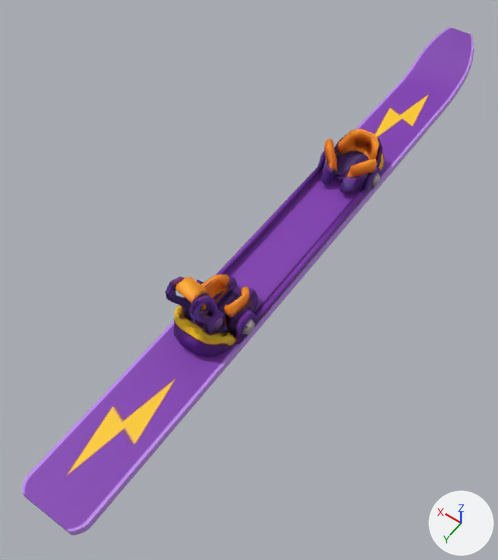
One commit to the glTF model sports/snow/models/ski.glb: the scene before it, then after it.
Camera for both pictures: a camera (50 mm lens) standing at (-0.356, 0.612, 0.779) and looking at (0.013, 0.095, -0.033). The lights are fixed; the arrows at lower right show +X, +Y and +Z. The picture after the commit comes second. Where no turn or scale is listed for an object, it has been applied to the vertices. Vertices at exactly the same position are counted once.
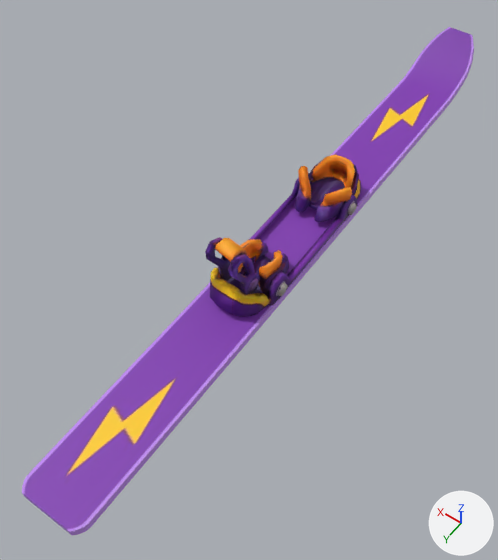
Boxes (x1, y1, x2, y2) around the edits, measured in the pictures (498 x 560 px; the box of a moved part takes in the faces that stretch with it):
part 1 of me_mesh_0, moved or reshaped
    before: (189, 294, 226, 334)
    after: (228, 253, 260, 294)
part 2 of me_mesh_0, moved or reshaped
    before: (175, 277, 210, 303)
    after: (215, 238, 247, 262)
part 3 of me_mesh_0, moved or reshaped
    before: (165, 276, 202, 319)
    after: (205, 237, 232, 281)
part 4 of me_mesh_0, moved or reshaped
    before: (213, 318, 223, 330)
    after: (249, 278, 258, 291)
part 5 of me_mesh_0, moved or reshaped
    before: (244, 320, 255, 335)
    after: (277, 282, 287, 296)
part 6 of me_mesh_0, moved or reshaped
    before: (372, 175, 381, 187)
    after: (348, 202, 357, 215)
part 7 of me_mesh_0, rebuilt (29% narrower, 31% shorter)
    before: (174, 147, 381, 357)
    after: (210, 173, 357, 317)
part 8 of me_mesh_0, added
    after: (295, 155, 361, 222)
part 9 of me_mesh_0, deleted
    before: (321, 128, 384, 193)

The edits, one by one:
me_mesh_0 is used by ob_mesh_0; location (-0.053, 0.52, -0.032).
me_mesh_0 had 681 vertices, 1131 faces and spanned x 0.0..0.107, y -1.1..0.0, z 0.0..0.144.
me_mesh_0 now has 681 vertices, 1132 faces and spans x 0.0..0.107, y -1.1..0.0, z 0.0..0.144.
me_mesh_0 part 1: the loose piece of 40 vertices spanning x 0.029..0.038, y -0.318..-0.259, z 0.041..0.143 is moved by (0.0, -0.08, 0.0).
me_mesh_0 part 2: the loose piece of 20 vertices spanning x 0.037..0.07, y -0.306..-0.267, z 0.111..0.144 is moved by (0.0, -0.08, 0.0).
me_mesh_0 part 3: the loose piece of 37 vertices spanning x 0.069..0.078, y -0.323..-0.263, z 0.041..0.144 is moved by (0.0, -0.08, 0.0).
me_mesh_0 part 4: the loose piece of 17 vertices spanning x 0.026..0.029, y -0.311..-0.291, z 0.052..0.071 is moved by (0.0, -0.08, 0.0).
me_mesh_0 part 5: the loose piece of 12 vertices spanning x 0.0..0.004, y -0.348..-0.325, z 0.022..0.042 is moved by (0.0, -0.08, 0.0).
me_mesh_0 part 6: the loose piece of 12 vertices spanning x 0.001..0.006, y -0.703..-0.681, z 0.018..0.037 is moved by (0.0, 0.078, 0.0).
me_mesh_0 part 7: the loose piece of 219 vertices spanning x 0.004..0.102, y -0.716..-0.265, z 0.015..0.073 is rebuilt with 218 vertices and now spans x 0.004..0.102, y -0.639..-0.345, z 0.015..0.073.
me_mesh_0 part 8: a new loose piece of 204 vertices spanning x 0.007..0.102, y -0.689..-0.562, z 0.013..0.072, in mat_ski.
Part 9, on me_mesh_0:
203 vertices are removed from x 0.007..0.102, y -0.766..-0.64, z 0.013..0.072.
336 faces are deleted.
Other edits to the shape of me_mesh_0 do not show in these pictures.
